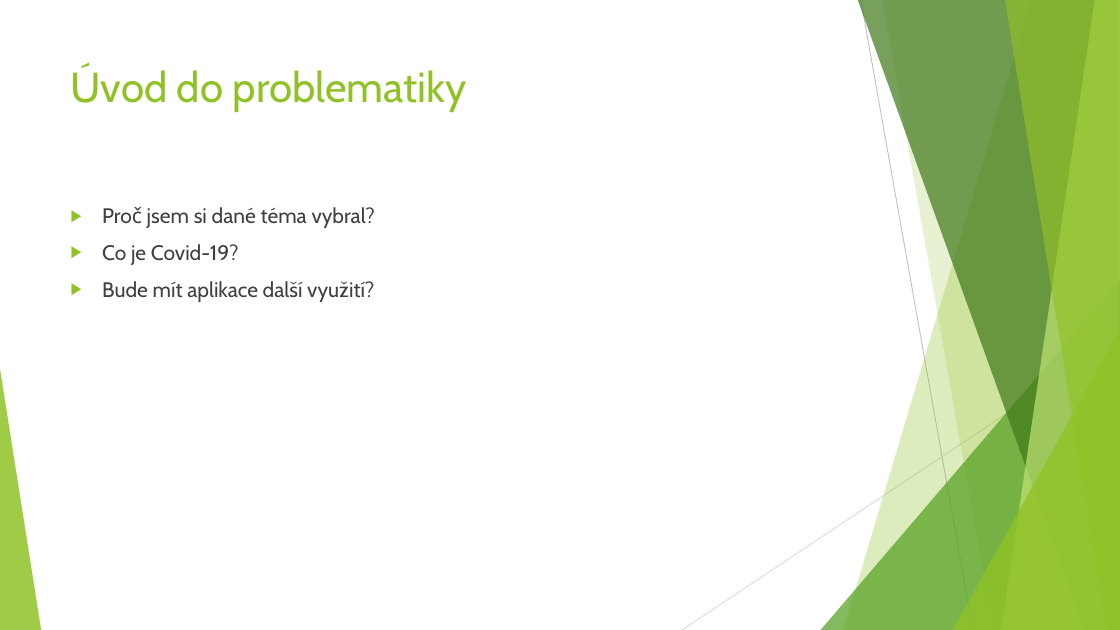
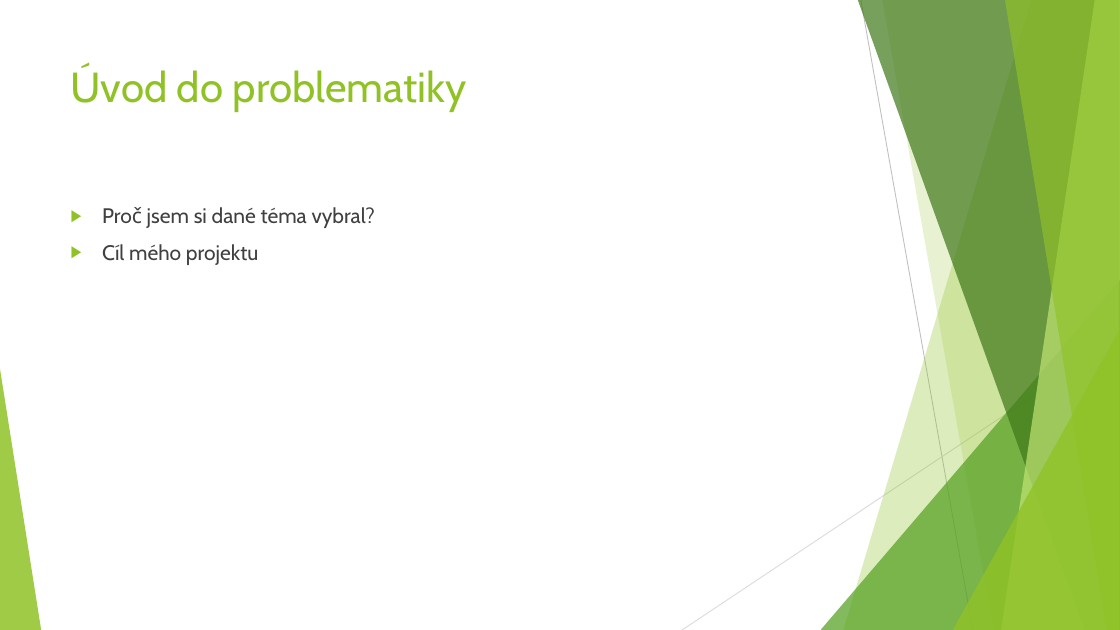
Before and after one commit to NiX3r/CoronaTracker, a slide deck: slide 3 of Documents/CoronaTracker.pptx. Drawn at 1120x630 pixels with LibreOffice and Linux fonts; fonts in the diff are those of the drawing. Boxes give left, top, right and bottom in pixels: in the first picture for what was removed or moved away, otherwise in the second. Text is boxed around its words. In the diff, an @@ line names an element or a change of style, - is before the commit and + after.

```diff
--- a/Documents/CoronaTracker.pptx
+++ b/Documents/CoronaTracker.pptx
@@ text at [102,244,258,265]: text changed @@
-▶ Co je Covid-19?
-▶ Bude mít aplikace další využití?
+▶ Cíl mého projektu
```
Also in this commit, not shown: 6 other slides changed, 7 slides added, 3 slides removed.
